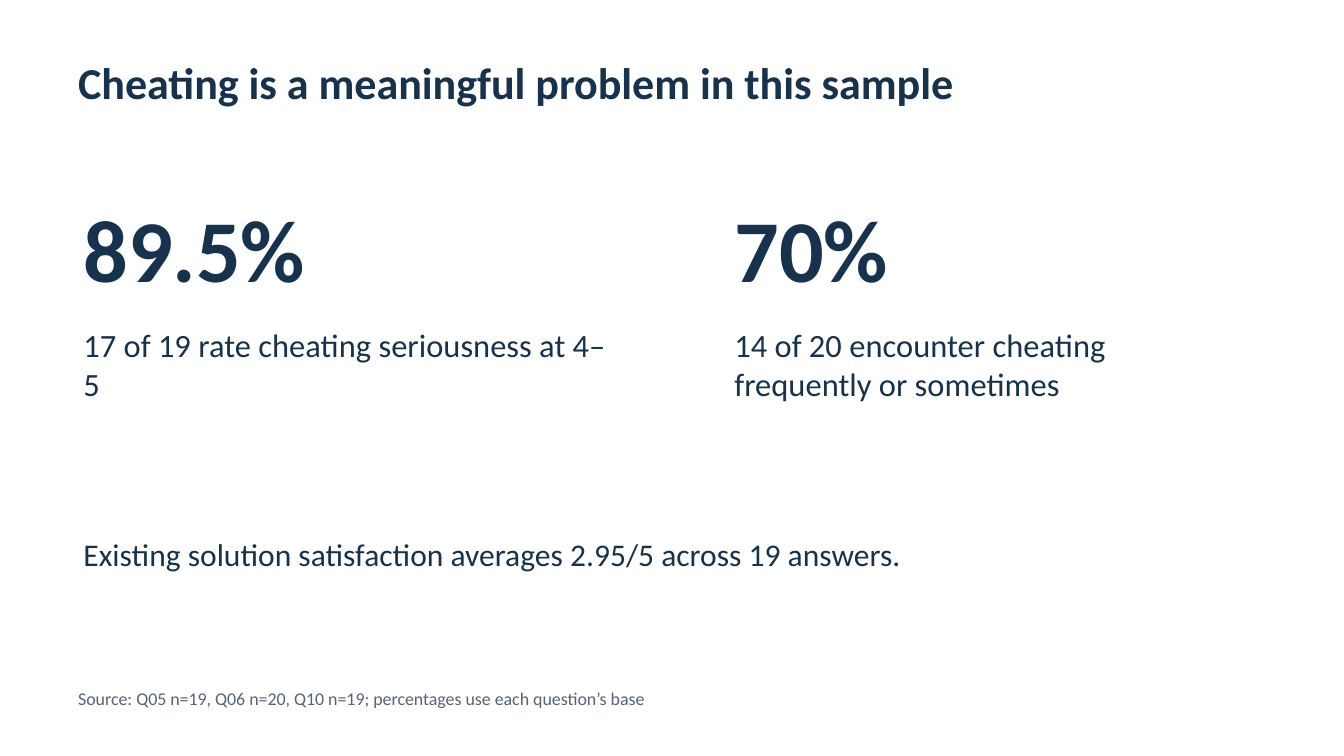
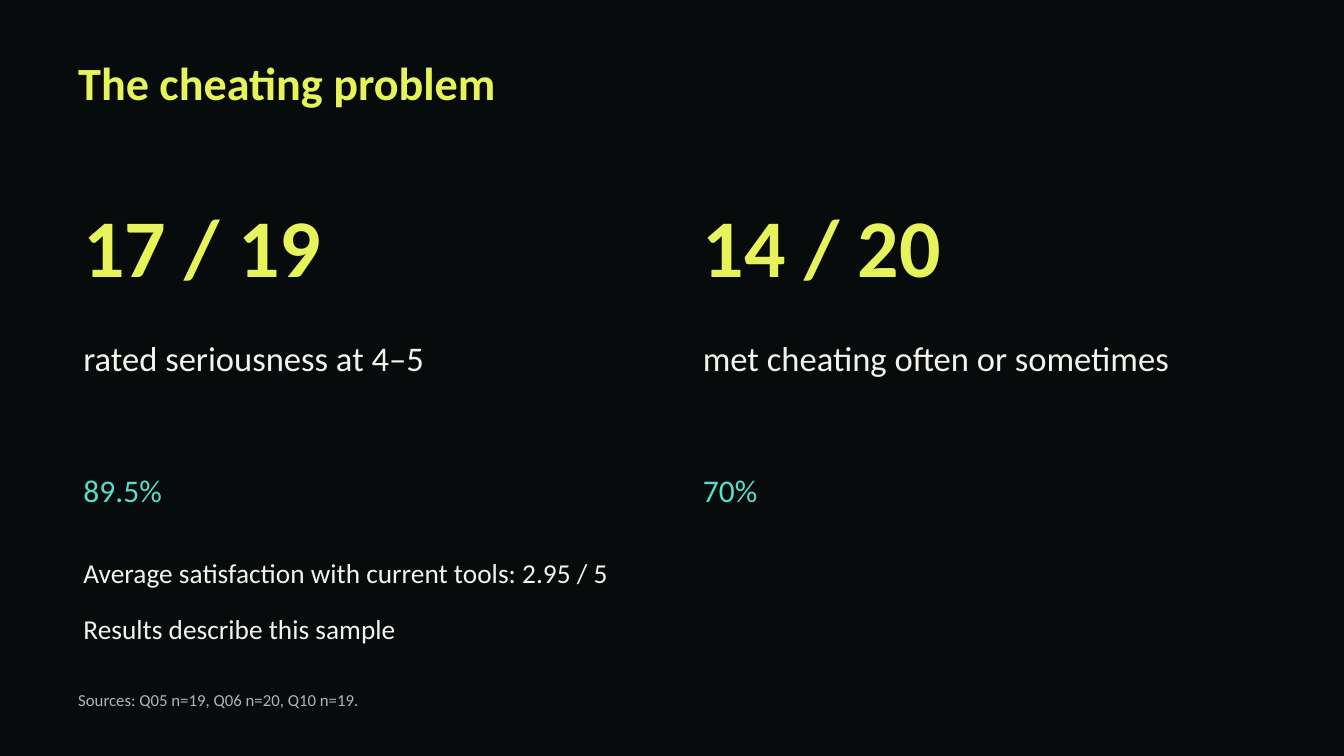
Before and after one commit to Scirtor/subcheck-anticheat, a slide deck: slide 4 of presentation/Assignment_3_Presentation.pptx. Drawn at 1344x756 pixels with LibreOffice and Linux fonts; fonts in the diff are those of the drawing. Boxes give left, top, right and bottom in pixels: in the first picture for what was removed or moved away, otherwise in the second. Text is boxed around its words. In the diff, an @@ line names an element or a change of style, - is before the commit and + after.

```diff
--- a/presentation/Assignment_3_Presentation.pptx
+++ b/presentation/Assignment_3_Presentation.pptx
@@ background #FFFFFF to #080B0C @@
@@ text at [78,67,495,108]: text changed; size 31.5 to 33 pt; text colour #17324D to #E7F35A @@
-Cheating is a meaningful problem in this sample
+The cheating problem
@@ text at [83,223,321,277]: text changed; size 63 to 58.5 pt; text colour #17324D to #E7F35A @@
-89.5%
+17 / 19
@@ text at [703,223,941,278]: text changed; size 23.2 to 58.5 pt; text colour #17324D to #E7F35A; bold on @@
-14 of 20 encounter cheating frequently or sometimes
+14 / 20
@@ text at [83,347,424,372]: text changed; size 23.2 to 24.8 pt; text colour #17324D to #F4F4ED @@
-17 of 19 rate cheating seriousness at 4–5
+rated seriousness at 4–5
@@ text added at [703,347,1169,377], 24.8 pt, text #F4F4ED @@
+met cheating often or sometimes
@@ text "70%": place and size @@
-text "70%" at [734,221,888,283]
+text "70%" at [703,480,757,503]
@@ text "70%" at [703,480,757,503]: size 63 to 22.5 pt, text colour #17324D to #58DDCD, bold off @@
@@ text added at [83,480,161,503], 22.5 pt, text #58DDCD @@
+89.5%
@@ text at [83,564,608,588]: text changed; size 22.5 to 19.5 pt; text colour #17324D to #F4F4ED @@
-Existing solution satisfaction averages 2.95/5 across 19 answers.
+Average satisfaction with current tools: 2.95 / 5
@@ text added at [83,620,395,644], 19.5 pt, text #F4F4ED @@
+Results describe this sample
@@ text at [78,694,358,708]: text changed; size 12.8 to 12 pt; text colour #556474 to #AEB6B4 @@
-Source: Q05 n=19, Q06 n=20, Q10 n=19; percentages use each question’s base
+Sources: Q05 n=19, Q06 n=20, Q10 n=19.
```
Also in this commit, not shown: 6 other slides changed, 5 slides added, 5 slides removed, 11 other files.
